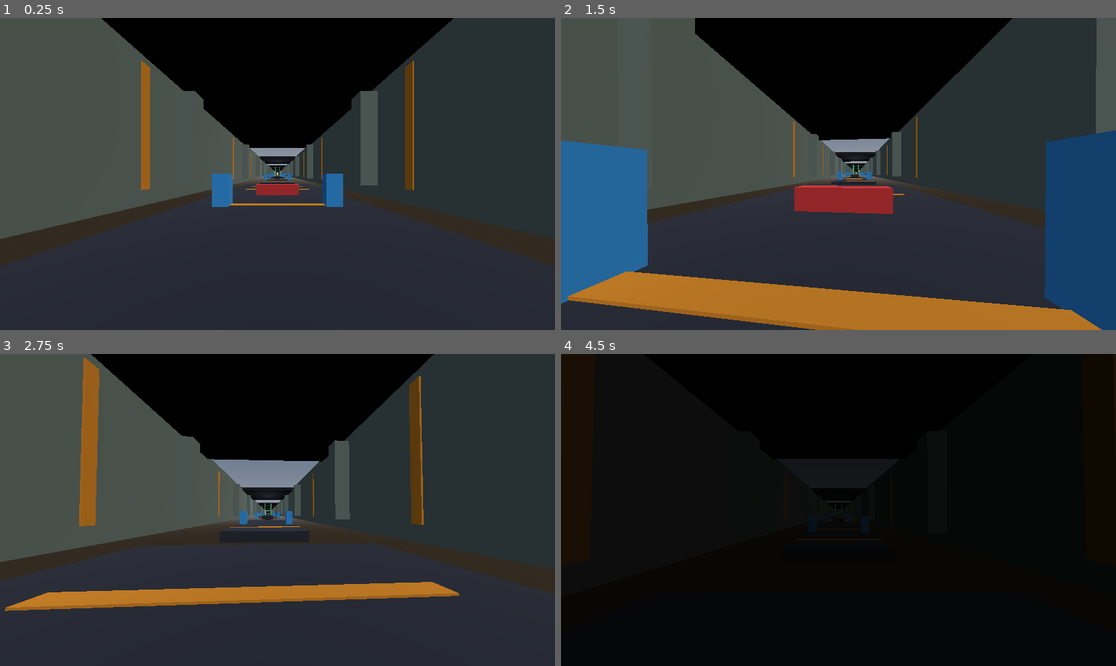
Above: before the commit, frames 1-4 (two rows, left to right).
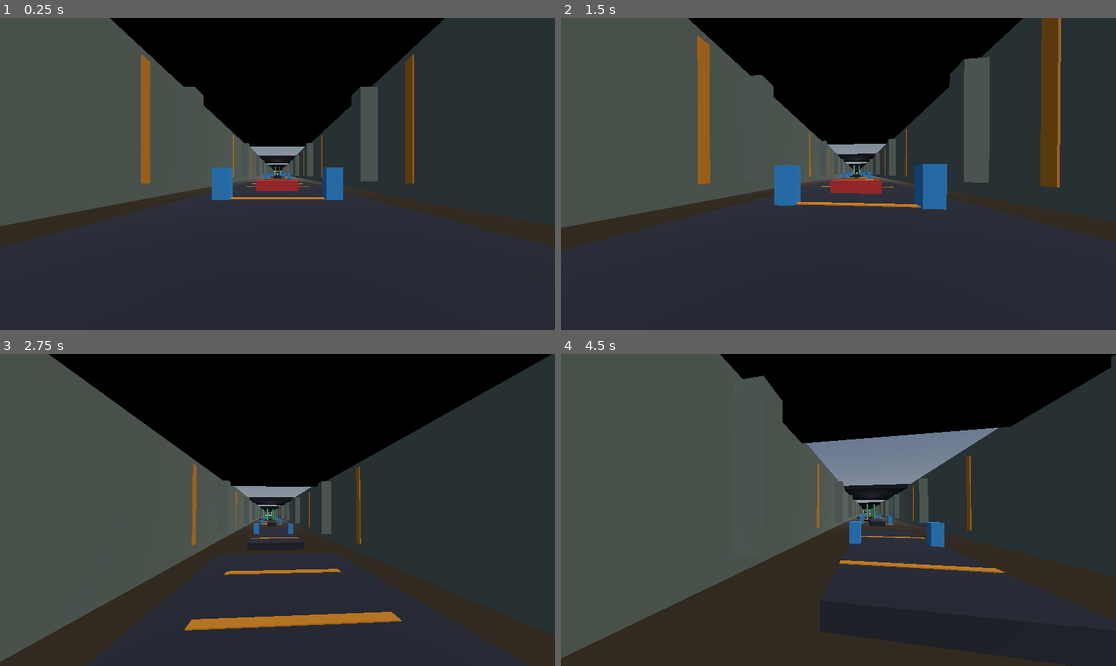
Above: after the commit, the same moments.

Repository: Crawford-Young/what-is-dark
Game: Godot game, scene res://scenes/slice.tscn
Two runs of this game, one before a commit and one after it. Both use one fixed random seed, a clock stepped at 60 frames per second and the inputs below.
Inputs (mouse positions are in pixels of both pictures, inside the frame that each line leads up to):
- Up to frame 1 (0.25 s): no input
- Up to frame 2 (1.5 s): tap Enter at 0.5 s; move the mouse to (866, 174) at 0.52 s; hold Space (jump) 0.53-1.28 s; hold W (move_forward) from 0.53 s (still down); click (866, 174) at 0.67 s; move the mouse to (810, 174) at 1.27 s; tap Q (glance) at 1.35 s; click (810, 174) at 1.42 s
- Up to frame 3 (2.75 s): keep holding W (move_forward); tap Space (jump) at 1.52, 1.55, 1.82, 2.3 s; move the mouse to (288, 503) at 2.02 s; hold Shift from 2.03 s (still down); click (288, 503) at 2.17 s
- Up to frame 4 (4.5 s): keep holding W (move_forward); move the mouse to (832, 516) at 2.77 s; release Shift at 2.78 s; tap Alt at 2.85 s; click (832, 516) at 2.92 s; tap Space (jump) at 3.02, 3.05, 3.32 s; move the mouse to (877, 513) at 3.52 s; hold Space (jump) 3.53-4.28 s; tap Ctrl at 3.6 s; click (877, 513) at 3.67 s; move the mouse to (794, 506) at 4.27 s; tap R at 4.35 s; click (794, 506) at 4.42 s

The runs differ from the first frame. In frame 1, 3.9% of the frame differs, in the area x 0-82%, y 0-80%; in frame 2, 35%; in frame 3, 25%; in frame 4, 86%, in the area x 0-100%, y 0-100%.

Commit message:
feat: player on source movement core — yaw drain, auto-hop, surf clip, MoveMath removed
Co-Authored-By: Claude Fable 5 <noreply@anthropic.com>

Diff:
--- a/scripts/logic/move_math.gd
+++ /dev/null
@@ -1,24 +0,0 @@
-class_name MoveMath
-extends RefCounted
-## Pure velocity math. No nodes, no Input, no scene tree.
-
-
-static func accel_horizontal(velocity: Vector3, wish_dir: Vector3, target_speed: float, accel: float, delta: float) -> Vector3:
-	var horiz := Vector3(velocity.x, 0.0, velocity.z)
-	var target := Vector3.ZERO
-	if wish_dir.length_squared() > 0.000001:
-		target = wish_dir.normalized() * target_speed
-	horiz = horiz.move_toward(target, accel * delta)
-	return Vector3(horiz.x, velocity.y, horiz.z)
-
-
-static func apply_gravity(velocity: Vector3, gravity: float, delta: float) -> Vector3:
-	return Vector3(velocity.x, velocity.y - gravity * delta, velocity.z)
-
-
-static func jump(velocity: Vector3, jump_speed: float) -> Vector3:
-	return Vector3(velocity.x, jump_speed, velocity.z)
-
-
-static func land(velocity: Vector3, retention: float) -> Vector3:
-	return Vector3(velocity.x * retention, velocity.y, velocity.z * retention)
--- a/scripts/player.gd
+++ b/scripts/player.gd
@@ -1,39 +1,41 @@
 class_name Player
 extends CharacterBody3D
 ## Node layer: reads input + raycasts, delegates all math to logic scripts.
+## Source movement core (momentum lab, ADOPTED 2026-07-24): YawDrain-buffered
+## yaw, auto-hop on held jump, pre-slide surf clip on steep contacts.
 
-const RUN_SPEED := 11.0
-const GROUND_ACCEL := 80.0
-const AIR_ACCEL := 25.0
-const GRAVITY := 20.0
-const JUMP_SPEED := 8.5
 const MOUSE_SENS := 0.002
 const GLANCE_TURN_SPEED := 18.0
+const FLOOR_LIMIT_DEG := 38.0  ## lab-parity classification boundary: steeper than
+## this = wall (surfable in 3b). Every existing lap floor is flat (normal y = 1.0),
+## so nothing reclassifies; 38° must hold so future pitched ramps read as walls.
 
 var frozen := false
 var glancing := false
-
 var accel_scale := 1.0
-var landing_retention := 1.0
-
-var _was_airborne := false
 
 var _yaw := 0.0
 var _pitch := 0.0
 var _glance_amount := 0.0
+var _yaw_drain := YawDrain.new()  ## drains render-rate mouse yaw across physics
+## ticks in a bounded window; camera facing uses the same smoothed yaw as the
+## wish direction (single rotation path — see YawDrain docstring)
 
 @onready var _head: Node3D = $Head
 
 
 func _ready() -> void:
 	Input.mouse_mode = Input.MOUSE_MODE_CAPTURED
+	floor_snap_length = 0.0
+	wall_min_slide_angle = 0.0
+	floor_max_angle = deg_to_rad(FLOOR_LIMIT_DEG)
 
 
 func _unhandled_input(event: InputEvent) -> void:
 	if frozen:
 		return
 	if event is InputEventMouseMotion:
-		_yaw -= event.relative.x * MOUSE_SENS
+		_yaw_drain.add_delta(-event.relative.x * MOUSE_SENS)
 		_pitch = clampf(_pitch - event.relative.y * MOUSE_SENS, -1.2, 1.2)
 	if event.is_action_pressed(&"ui_cancel"):
 		Input.mouse_mode = Input.MOUSE_MODE_VISIBLE
@@ -42,37 +44,52 @@
 func _physics_process(delta: float) -> void:
 	if frozen:
 		return
+	_yaw += _yaw_drain.drain_tick()
+	rotation.y = _yaw
 	glancing = Input.is_action_pressed(&"glance")
 	_glance_amount = move_toward(_glance_amount, PI if glancing else 0.0, GLANCE_TURN_SPEED * delta)
-
-	rotation.y = _yaw
 	_head.rotation.y = _glance_amount
 	_head.rotation.x = _pitch if not glancing else -_pitch
 
 	var input_2d := Input.get_vector(&"move_left", &"move_right", &"move_forward", &"move_back")
-	var wish_dir := (transform.basis * Vector3(input_2d.x, 0.0, input_2d.y))
+	var wish_dir := transform.basis * Vector3(input_2d.x, 0.0, input_2d.y)
+	wish_dir.y = 0.0
+	if wish_dir.length_squared() > 0.000001:
+		wish_dir = wish_dir.normalized()
 	var forward_speed := -(transform.basis.inverse() * velocity).z
 
 	var wall_normal := _wall_normal()
 	var on_wall := wall_normal != Vector3.ZERO
+	var air_wish_speed := minf(SourceMove.RUN_SPEED, SourceMove.AIR_CAP)
 
 	if WallrunLogic.can_wallrun(is_on_floor(), on_wall, forward_speed):
-		velocity = MoveMath.apply_gravity(velocity, GRAVITY, delta)
+		velocity = SourceMove.apply_gravity(velocity, delta)
 		velocity = WallrunLogic.ride_velocity(velocity, wall_normal)
 		if Input.is_action_just_pressed(&"jump"):
 			velocity = WallrunLogic.kick_velocity(velocity, wall_normal)
+	elif is_on_floor() and Input.is_action_pressed(&"jump"):
+		# Auto-hop: jump fires on the landing frame, friction never bites.
+		velocity = SourceMove.jump(velocity)
+		velocity = SourceMove.accelerate(velocity, wish_dir, air_wish_speed, SourceMove.AIR_ACCEL * accel_scale, delta)
+	elif is_on_floor():
+		velocity = SourceMove.apply_friction(velocity, delta)
+		velocity = SourceMove.accelerate(velocity, wish_dir, SourceMove.RUN_SPEED, SourceMove.GROUND_ACCEL * accel_scale, delta)
 	else:
-		var accel := (GROUND_ACCEL if is_on_floor() else AIR_ACCEL) * accel_scale
-		velocity = MoveMath.accel_horizontal(velocity, wish_dir, RUN_SPEED, accel, delta)
-		if not is_on_floor():
-			velocity = MoveMath.apply_gravity(velocity, GRAVITY, delta)
-		elif Input.is_action_just_pressed(&"jump"):
-			velocity = MoveMath.jump(velocity, JUMP_SPEED)
+		velocity = SourceMove.accelerate(velocity, wish_dir, air_wish_speed, SourceMove.AIR_ACCEL * accel_scale, delta)
+		velocity = SourceMove.apply_gravity(velocity, delta)
 
+	var pre_slide_velocity := velocity
 	move_and_slide()
-	if is_on_floor() and _was_airborne:
-		velocity = MoveMath.land(velocity, landing_retention)
-	_was_airborne = not is_on_floor()
+	var steep: Array[Vector3] = []
+	for i in get_slide_collision_count():
+		var normal := get_slide_collision(i).get_normal()
+		if normal.dot(Vector3.UP) < cos(deg_to_rad(FLOOR_LIMIT_DEG)):  # steeper than floor_max_angle
+			steep.append(normal)
+	if steep.size() > 0 and not is_on_floor():
+		# Godot GROUNDED move_and_slide deletes horizontal-into-wall velocity on
+		# steep walls (anti-climb). Recompute from the pre-slide velocity with
+		# Source clip semantics (lab lesson, 9822c47).
+		velocity = SourceMove.clip_multi(pre_slide_velocity, steep)
 
 
 func _wall_normal() -> Vector3:
@@ -94,6 +111,7 @@
 	rotation.y = _yaw
 	_pitch = 0.0
 	_glance_amount = 0.0
+	_yaw_drain.reset()
 
 
 func shift_to(pos: Vector3) -> void:
--- a/tests/unit/test_move_math.gd
+++ /dev/null
@@ -1,43 +0,0 @@
-extends GutTest
-
-
-func test_accel_moves_horizontal_velocity_toward_wish_dir() -> void:
-	var v := MoveMath.accel_horizontal(Vector3.ZERO, Vector3(0, 0, -1), 8.0, 60.0, 0.1)
-	assert_true(v.is_equal_approx(Vector3(0, 0, -6.0)), "0.1s at accel 60 caps at 6 m/s toward wish")
-
-
-func test_accel_does_not_overshoot_target_speed() -> void:
-	var v := MoveMath.accel_horizontal(Vector3(0, 0, -7.9), Vector3(0, 0, -1), 8.0, 60.0, 1.0)
-	assert_true(v.is_equal_approx(Vector3(0, 0, -8.0)))
-
-
-func test_accel_preserves_vertical_velocity() -> void:
-	var v := MoveMath.accel_horizontal(Vector3(0, 5.0, 0), Vector3(1, 0, 0), 8.0, 60.0, 0.016)
-	assert_almost_eq(v.y, 5.0, 0.0001)
-
-
-func test_zero_wish_dir_decelerates_to_stop() -> void:
-	var v := MoveMath.accel_horizontal(Vector3(4, 0, 0), Vector3.ZERO, 8.0, 60.0, 1.0)
-	assert_true(v.is_equal_approx(Vector3.ZERO))
-
-
-func test_gravity_reduces_y() -> void:
-	var v := MoveMath.apply_gravity(Vector3(1, 0, 2), 18.0, 0.5)
-	assert_true(v.is_equal_approx(Vector3(1, -9.0, 2)))
-
-
-func test_jump_sets_y_keeps_horizontal() -> void:
-	var v := MoveMath.jump(Vector3(3, -2, -5), 7.0)
-	assert_true(v.is_equal_approx(Vector3(3, 7.0, -5)))
-
-
-func test_land_bleeds_horizontal_keeps_vertical() -> void:
-	var v := MoveMath.land(Vector3(10.0, -3.0, -10.0), 0.8)
-	assert_almost_eq(v.x, 8.0, 0.0001)
-	assert_almost_eq(v.y, -3.0, 0.0001)
-	assert_almost_eq(v.z, -8.0, 0.0001)
-
-
-func test_land_full_retention_is_identity() -> void:
-	var v := MoveMath.land(Vector3(7.0, 2.0, -4.0), 1.0)
-	assert_eq(v, Vector3(7.0, 2.0, -4.0))
Not shown, removed: scripts/logic/move_math.gd.uid
Not shown, removed: tests/unit/test_move_math.gd.uid
